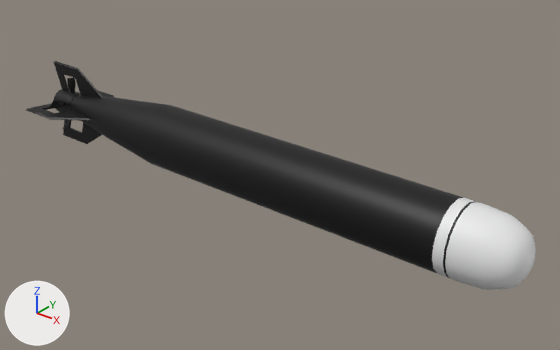
Two versions of the FBX model Blender/submarine/torpedo/torpedo.fbx, one commit apart.
Both versions are drawn from a camera (50 mm lens) standing at (4.01, -3.76, 2.34) and looking at (0.9, 0.13, -0.07). Every picture has the same lights, and +X, +Y and +Z are marked at lower left.
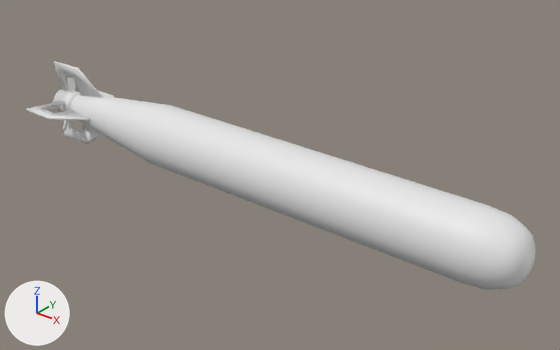
Changed parts and their boxes (x1, y1, x2, y2) in the pictures (560 x 350 px):
part 1 of me_cylinder, recoloured (black to white)
    both: (26, 61, 476, 278)

What the commit changed:
me_cylinder has 495 vertices, 447 faces and spans x -1.43..2.8, y -0.34..0.34, z -0.34..0.34.
me_cylinder is used by ob_cylinder; location (0.0, 0.0, 0.0).
me_cylinder no longer uses material mat_material_002 (white #e7e7e7).
me_cylinder no longer uses material mat_material_003 (white #e7e7e7).
me_cylinder part 1: all 327 faces that had it switch from mat_material_001 (black #000000) to no material.
